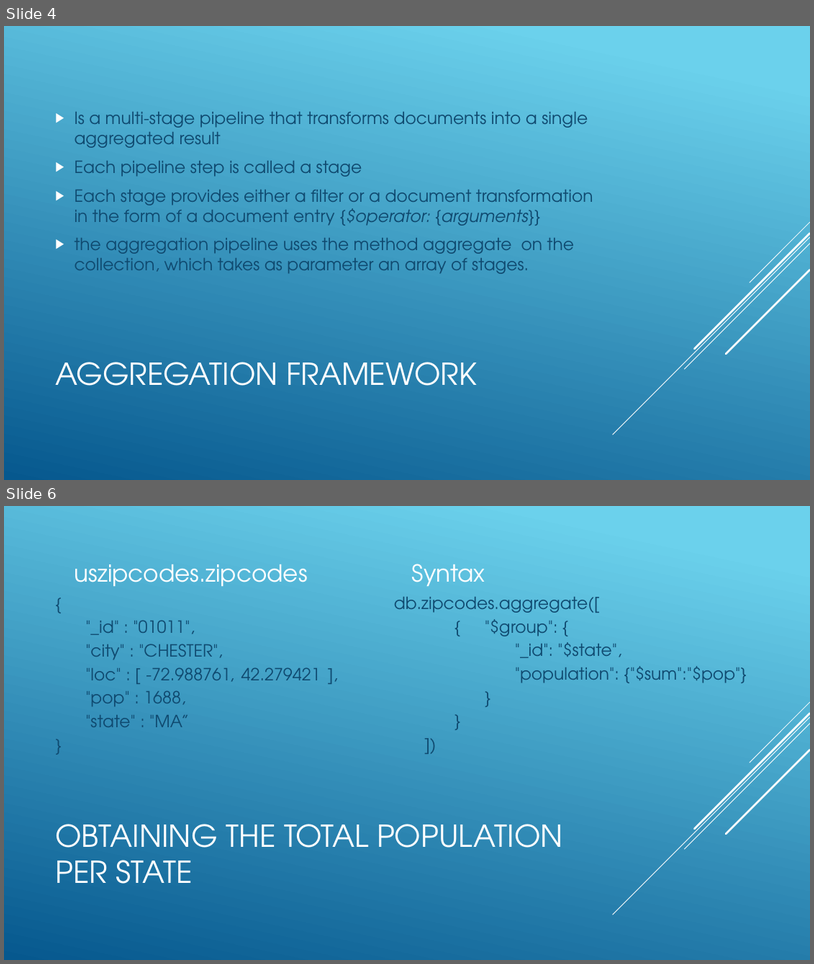
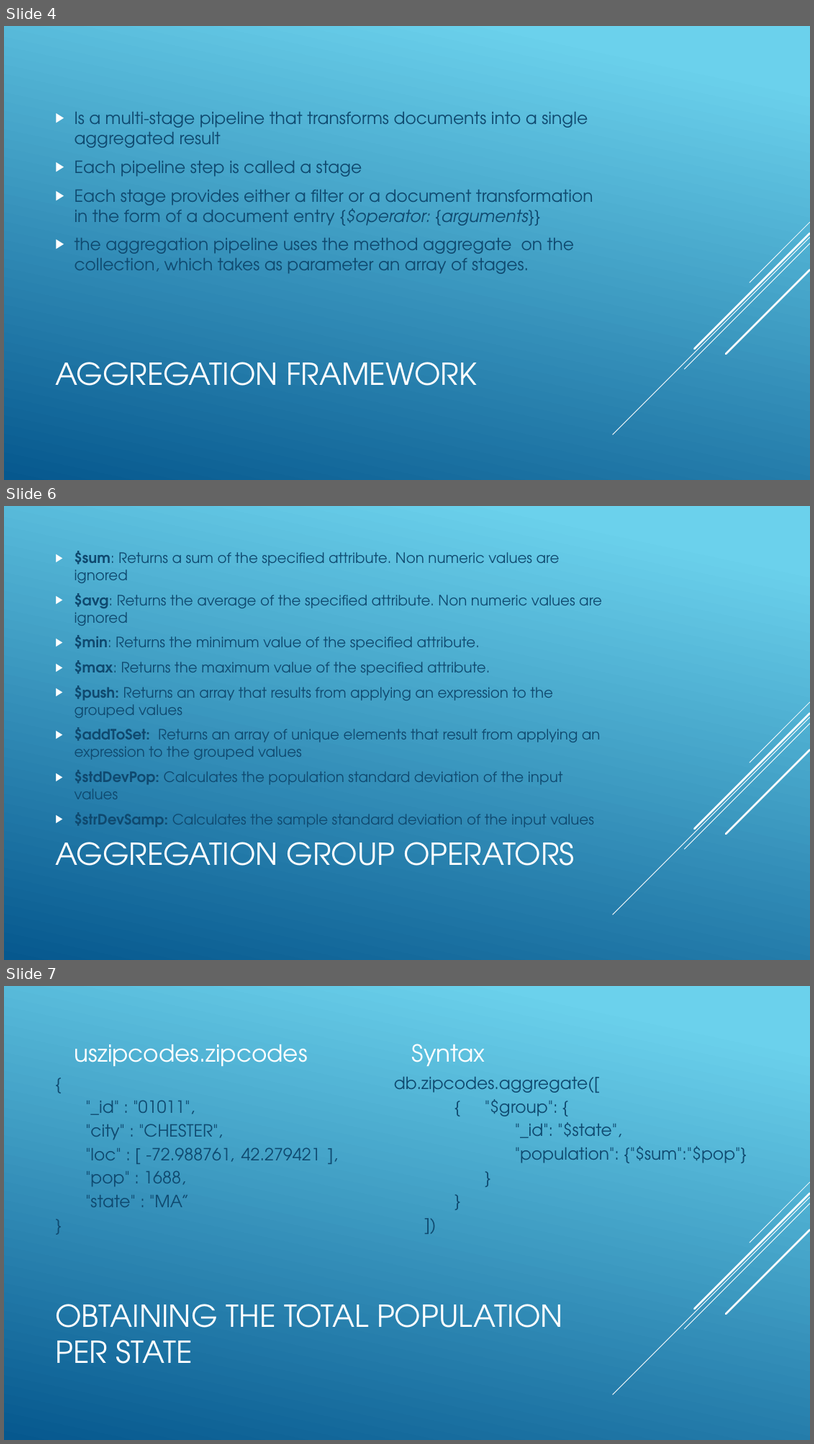
Before and after one commit to cabarca01/PythonDojo, a slide deck: slides/klasse15.pptx. Shown one above the other, each under a label of ours: slides 4 and 6 before the commit, slides 4, 6 and 7 after it; the slides between them are not shown. The pictures are 814x964 and 814x1444 pixels, drawn with LibreOffice and Linux fonts; fonts in the diff are those of the drawing. Boxes give left, top, right and bottom in pixels: in the first picture for what was removed or moved away, otherwise in the second. Text is boxed around its words. In the diff, an @@ line names an element or a change of style, - is before the commit and + after.

```diff
--- a/slides/klasse15.pptx
+++ b/slides/klasse15.pptx
@@ slide 6 added at bbox=[4, 506, 810, 960], background gradient #6ED2EB to #06588E; not listed: 5 template elements that a slide beside it also shows @@
@@ text added at bbox=[75, 551, 602, 827], 17 pt, text #0F496F @@
+▶ $sum: Returns a sum of the specified attribute. Non numeric values are ignored
+▶ $avg: Returns the average of the specified attribute. Non numeric values are ignored
+▶ $min: Returns the minimum value of the specified attribute.
+▶ $max: Returns the maximum value of the specified attribute.
+▶ $push: Returns an array that results from applying an expression to the grouped values
+▶ $addToSet: Returns an array of unique elements that result from applying an expression to the grouped values
+▶ $stdDevPop: Calculates the population standard deviation of the input values
+▶ $strDevSamp: Calculates the sample standard deviation of the input values
@@ title added at bbox=[55, 842, 574, 865], 36 pt, text #FFFFFF @@
+AGGREGATION GROUP OPERATORS
@@ what was slide 6 is now slide 7 @@
```
Also in this commit, not shown: 1 slide changed, 1 other slide added.
